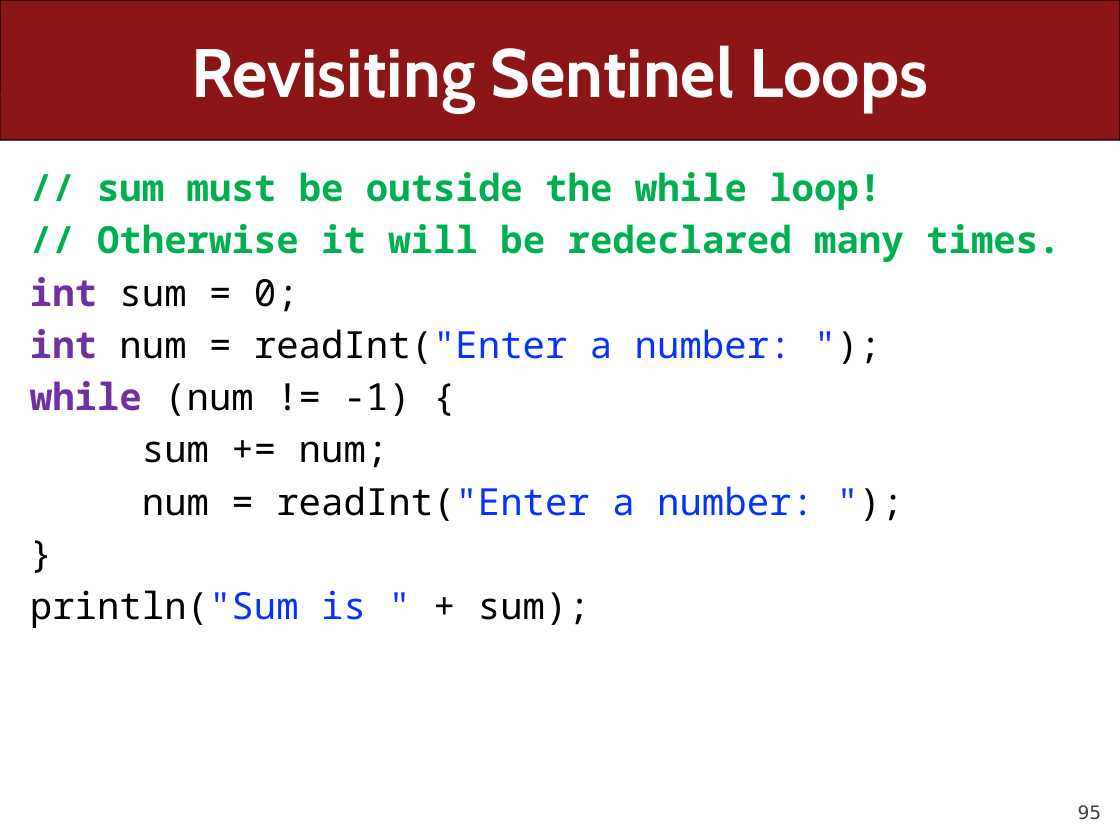
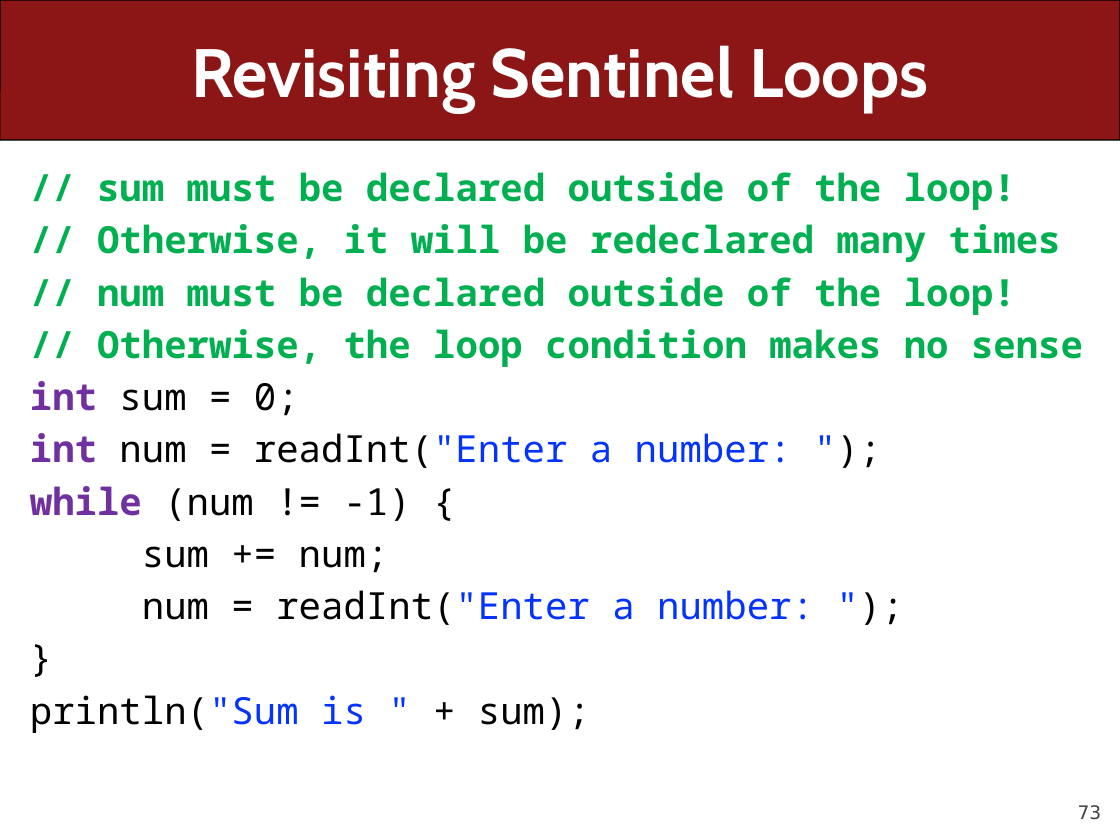
Before and after one commit to ckincaid17/cs106a-summer-2018, a slide deck: slide 73 of WWW/lectures/Lecture6/Lecture6.pptx (slide 95 before the commit). Drawn at 1120x840 pixels with LibreOffice and Linux fonts; fonts in the diff are those of the drawing. Boxes give left, top, right and bottom in pixels: in the first picture for what was removed or moved away, otherwise in the second. Text is boxed around its words. In the diff, an @@ line names an element or a change of style, - is before the commit and + after.

```diff
--- a/WWW/lectures/Lecture6/Lecture6.pptx
+++ b/WWW/lectures/Lecture6/Lecture6.pptx
@@ text at (97, 172, 1083, 367): text changed @@
-// sum must be outside the while loop!
-// Otherwise it will be redeclared many times.
+// sum must be declared outside of the loop!
+// Otherwise, it will be redeclared many times
+// num must be declared outside of the loop!
+// Otherwise, the loop condition makes no sense
@@ page number at (1078, 805, 1102, 820): text changed @@
-95
+73
```
Also in this commit, not shown: 41 other slides changed, 7 slides added, 20 slides removed, 1 other file.
